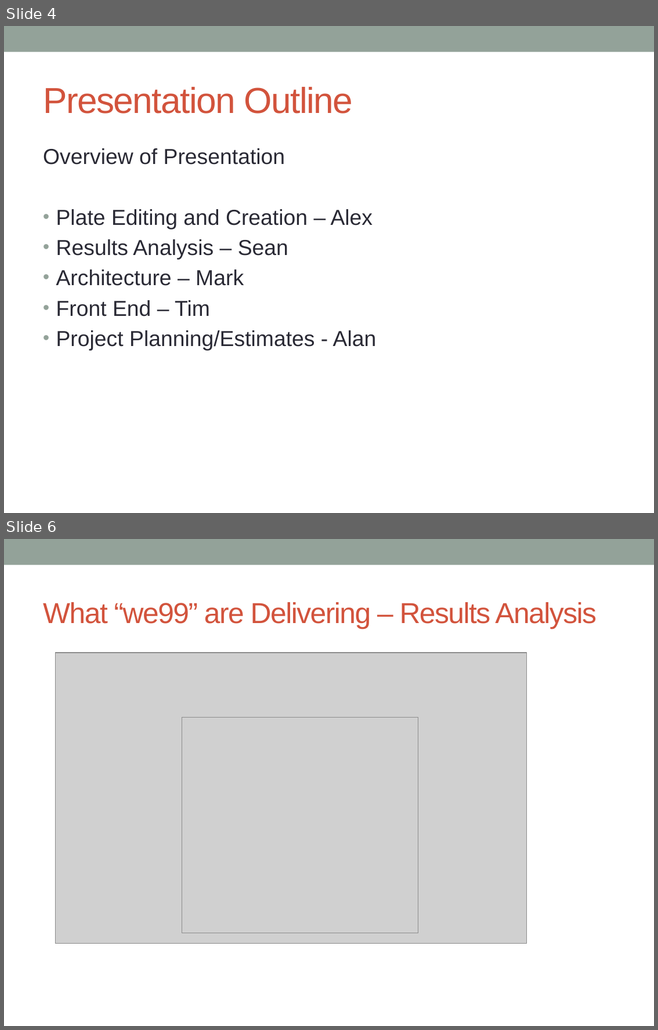
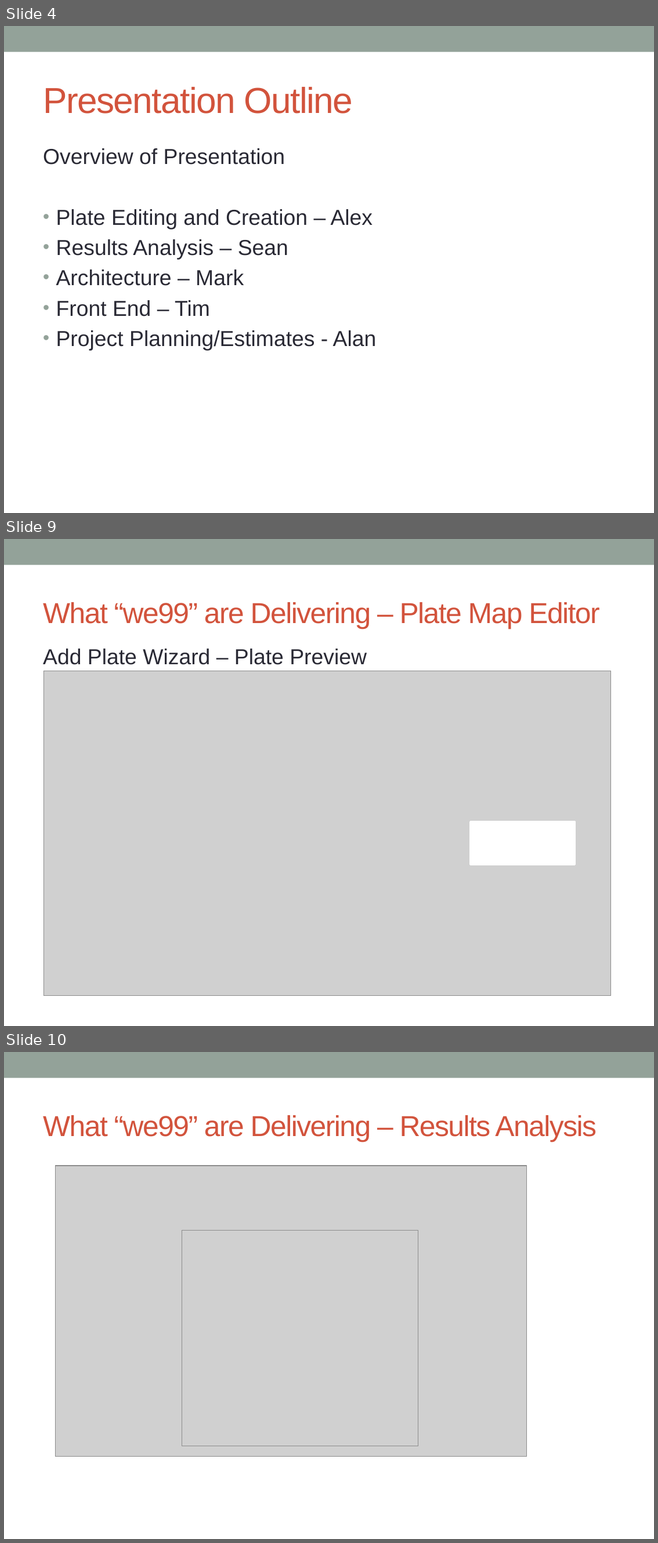
Before and after one commit to massfords/we99, a slide deck: docs/Presentations/Milestone1Presentation_v1.pptx. Shown one above the other, each under a label of ours: slides 4 and 6 before the commit, slides 4, 9 and 10 after it; the slides between them are not shown. The pictures are 658x1030 and 658x1543 pixels, drawn with LibreOffice and Linux fonts; fonts in the diff are those of the drawing; grey boxes stand for pictures. Boxes give left, top, right and bottom in pixels: in the first picture for what was removed or moved away, otherwise in the second. Text is boxed around its words. In the diff, an @@ line names an element or a change of style, - is before the commit and + after.

Commit message:
updated plate editor slides

```diff
--- a/docs/Presentations/Milestone1Presentation_v1.pptx
+++ b/docs/Presentations/Milestone1Presentation_v1.pptx
@@ slide 9 added at [4, 539, 654, 1026], background #FFFFFF; not listed: 1 template element that a slide beside it also shows @@
@@ title added at [43, 602, 599, 629], 32 pt, text #D2533C @@
+What “we99” are Delivering – Plate Map Editor
@@ text added at [43, 649, 366, 665], 24 pt, text #292934 @@
+Add Plate Wizard – Plate Preview
@@ picture added at [43, 671, 611, 995] @@
@@ rectangle added at [470, 822, 574, 865], fill #FFFFFF, outline #FFFFFF 2.08 pt @@
@@ what was slide 6 is now slide 10 @@
```
Also in this commit, not shown: 1 slide changed, 3 other slides added.
